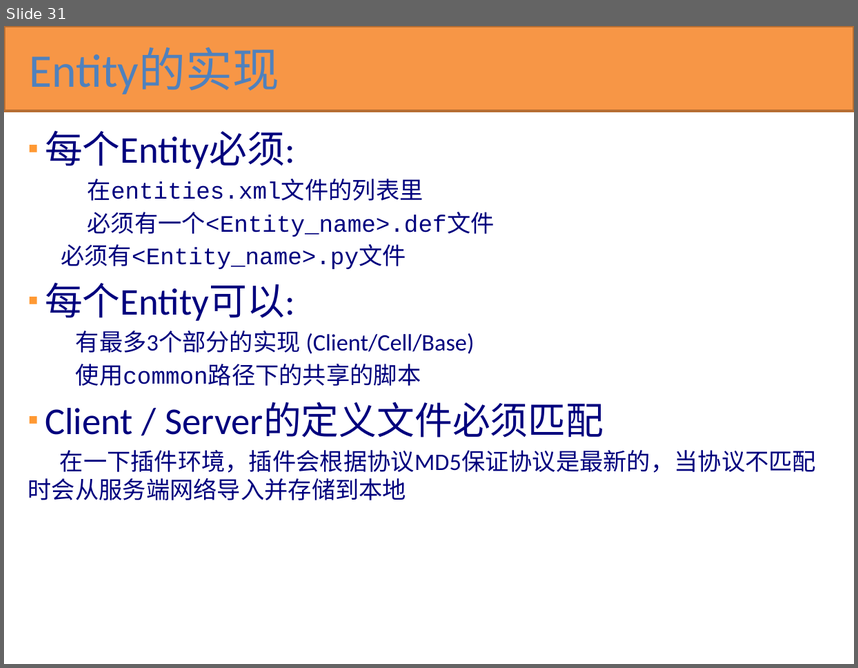
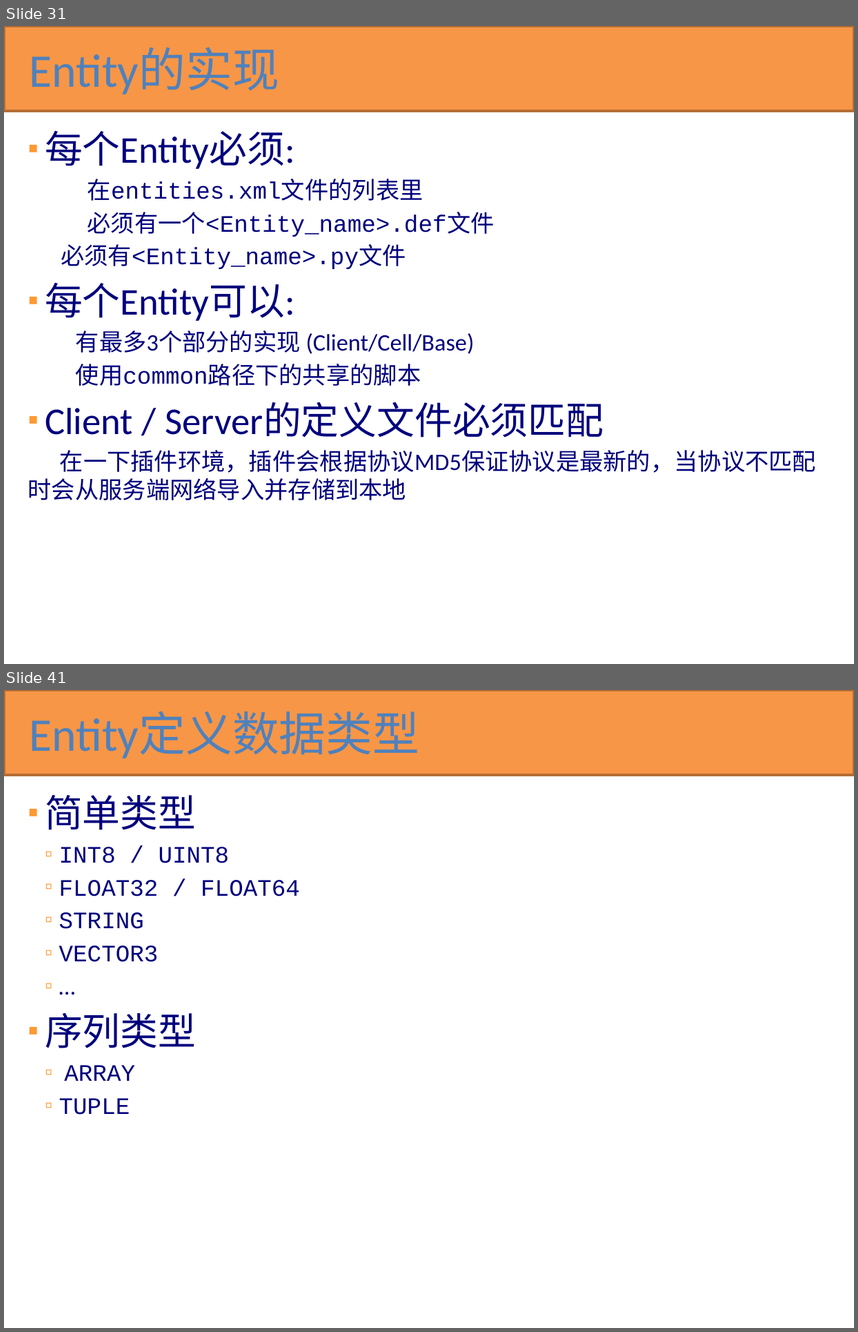
Before and after one commit to kbengine/kbengine_docs, a slide deck: KBEngine技术预览.pptx. Shown one above the other, each under a label of ours: slide 31 before the commit, slides 31 and 41 after it; the slides between them are not shown. The pictures are 858x668 and 858x1332 pixels, drawn with LibreOffice and Linux fonts; fonts in the diff are those of the drawing. Boxes give left, top, right and bottom in pixels: in the first picture for what was removed or moved away, otherwise in the second. Text is boxed around its words. In the diff, an @@ line names an element or a change of style, - is before the commit and + after.

```diff
--- a/KBEngine技术预览.pptx
+++ b/KBEngine技术预览.pptx
@@ slide 41 added at [4,690,854,1328], background #FFFFFF @@
@@ rectangle added at [4,690,854,775], fill #F79646, outline #B76F34 2 pt @@
@@ title added at [30,712,420,758], 39.6 pt, text #4F81BD @@
+Entity定义数据类型
@@ text added at [45,795,300,1114], 20 pt, text #00007D @@
+▪ 简单类型
+  ▫ INT8 / UINT8
+  ▫ FLOAT32 / FLOAT64
+  ▫ STRING
+  ▫ VECTOR3
+  ▫ …
+▪ 序列类型
+  ▫ ARRAY
+  ▫ TUPLE
```
Also in this commit, not shown: 1 slide changed, 18 other slides added.
